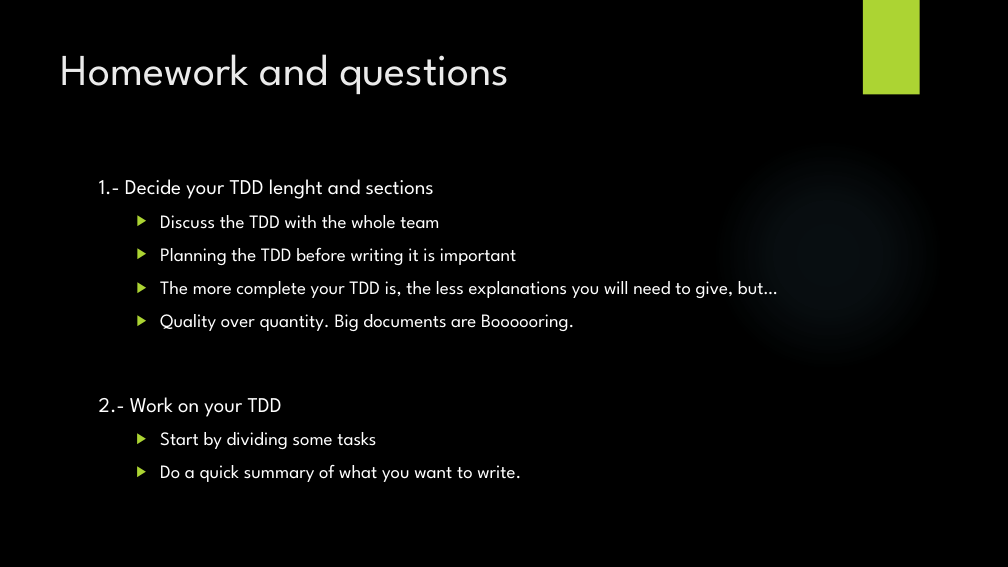
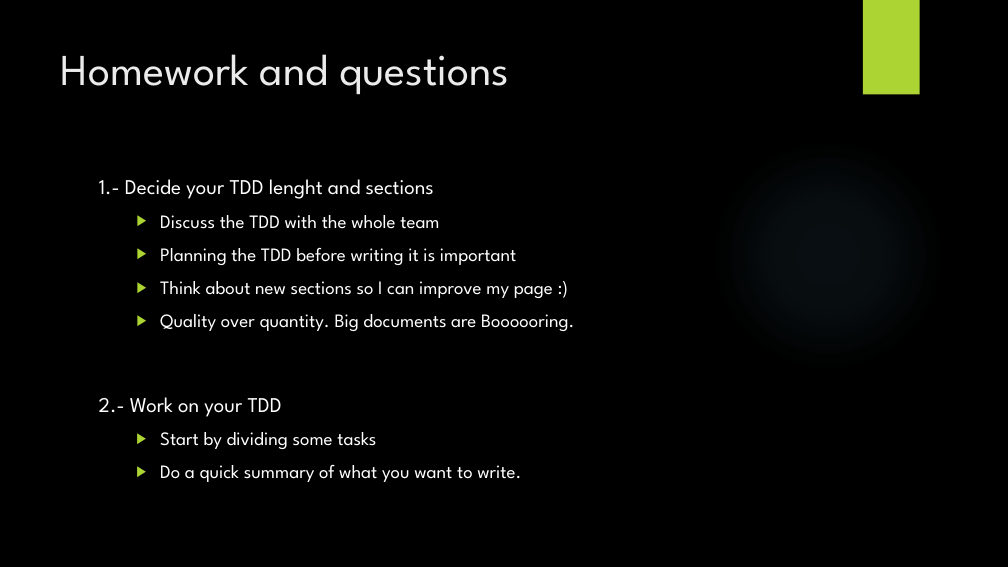
Before and after one commit to Witiza/TDD-Technical_Design_Document, a slide deck: slide 9 of Presentation/TDD.pptx. Drawn at 1008x567 pixels with LibreOffice and Linux fonts; fonts in the diff are those of the drawing; background and template pictures are left out. Boxes give left, top, right and bottom in pixels: in the first picture for what was removed or moved away, otherwise in the second. Text is boxed around its words. In the diff, an @@ line names an element or a change of style, - is before the commit and + after.

```diff
--- a/Presentation/TDD.pptx
+++ b/Presentation/TDD.pptx
@@ text at [160, 281, 553, 298]: text changed @@
-  ▶ The more complete your TDD is, the less explanations you will need to give, but…
+  ▶ Think about new sections so I can improve my page :)
```
Also in this commit, not shown: 2 other slides changed, 1 other file.
